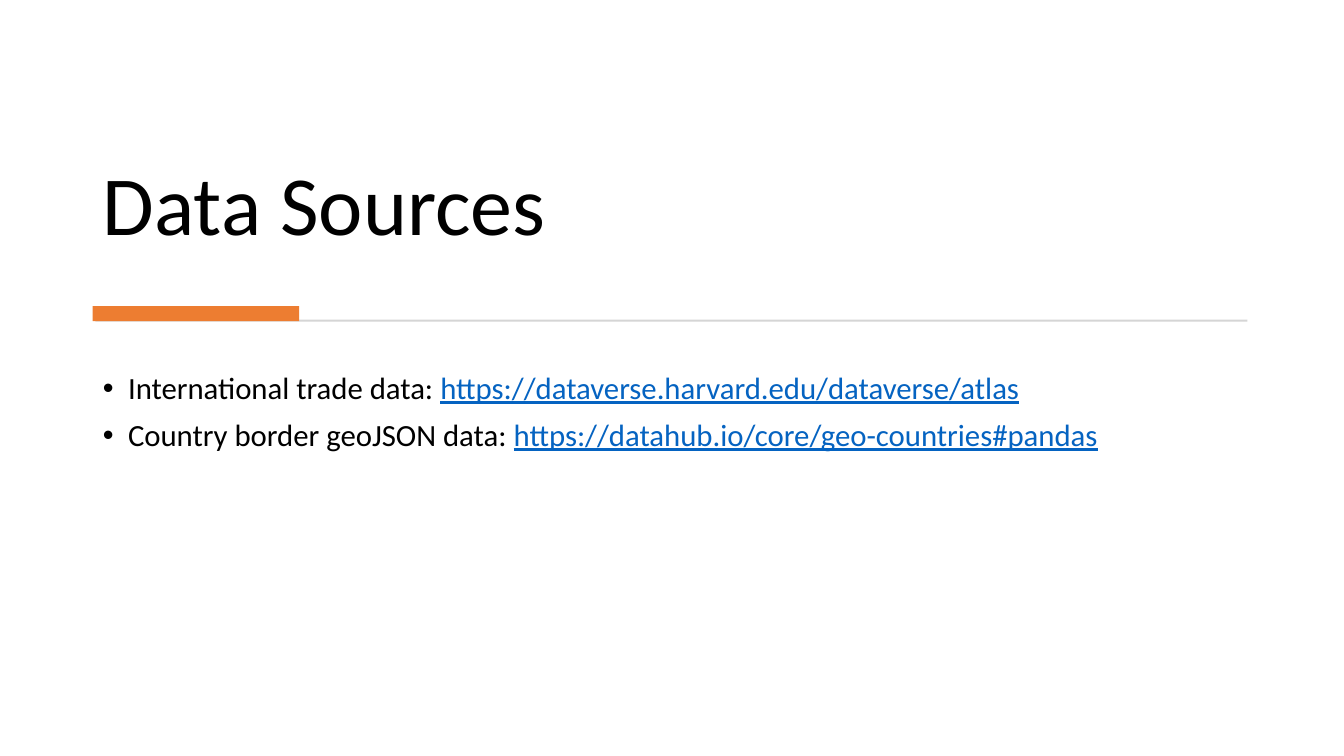
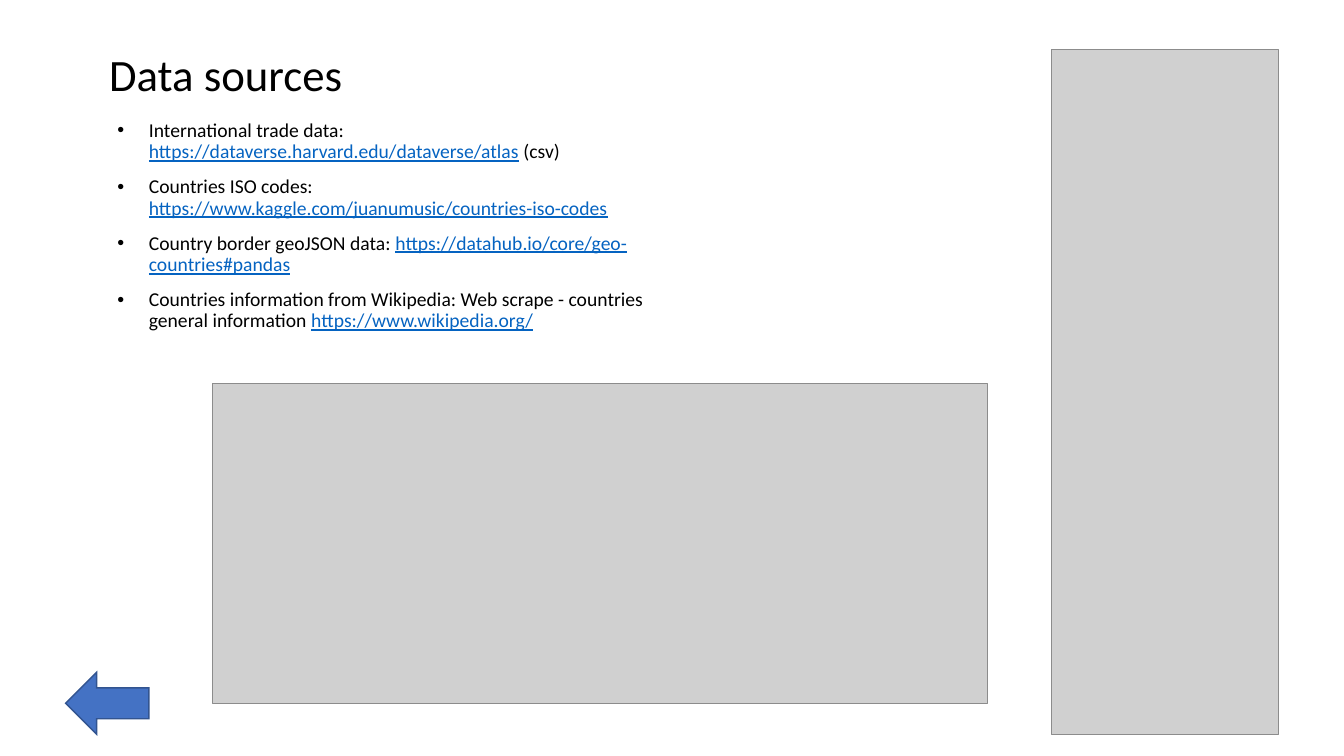
Before and after one commit to MATaylor0/data-viz-project, a slide deck: slide 5 of World Choropleth of Countries Trade Balance.pptx (slide 6 before the commit). Drawn at 1344x756 pixels with LibreOffice and Linux fonts; fonts in the diff are those of the drawing; grey boxes stand for pictures. Boxes give left, top, right and bottom in pixels: in the first picture for what was removed or moved away, otherwise in the second. Text is boxed around its words. In the diff, an @@ line names an element or a change of style, - is before the commit and + after.

```diff
--- a/World Choropleth of Countries Trade Balance.pptx
+++ b/World Choropleth of Countries Trade Balance.pptx
@@ picture added at (1052, 49, 1278, 734) @@
@@ title at (109, 62, 342, 92): text changed; size 60 to 32 pt @@
-Data Sources
+Data sources
@@ text "International trade data: https://dataverse.harvard.edu/data ...": place and size @@
-text "International trade data: https://dataverse.harvard.edu/data ..." at (128, 377, 1098, 452)
+text "International trade data: https://dataverse.harvard.edu/data ..." at (149, 123, 643, 331)
@@ text at (149, 123, 607, 219): text changed; size 22 to 14 pt @@
-• International trade data: https://dataverse.harvard.edu/dataverse/atlas
+• International trade data: https://dataverse.harvard.edu/dataverse/atlas (csv)
+• Countries ISO codes: https://www.kaggle.com/juanumusic/countries-iso-codes
@@ text at (149, 236, 626, 275): size 22 to 14 pt in "Country border geoJSON data: https://datahub.io/core/geo-cou ..."; indent changed @@
@@ text at (149, 292, 643, 331): paragraph added @@
+• Countries information from Wikipedia: Web scrape - countries general information https://www.wikipedia.org/
@@ rectangle removed at (93, 307, 299, 322) @@
@@ rectangle removed at (96, 320, 1248, 322) @@
@@ picture added at (213, 384, 988, 704) @@
@@ right arrow added at (66, 673, 149, 734), fill #4472C4, outline #325491 1 pt @@
```
Also in this commit, not shown: 3 other slides changed, 4 slides added, 1 slide removed, 11 other files.
